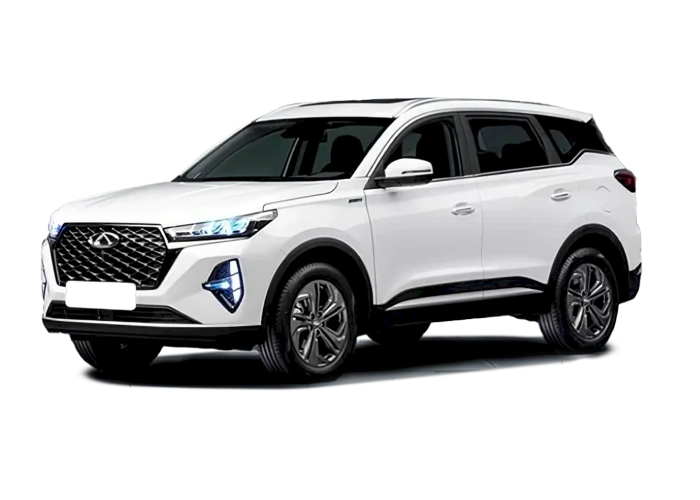
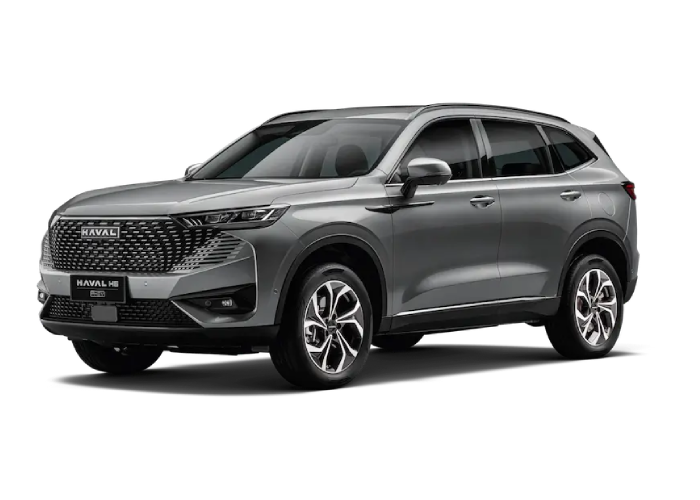
The second 700px x 500px image is a revision of the first. Changes to its layers:
added layer "h6.webp" above "Camada 21" over [36, 101, 647, 398]
hid "Camada 21" over [38, 97, 643, 392]